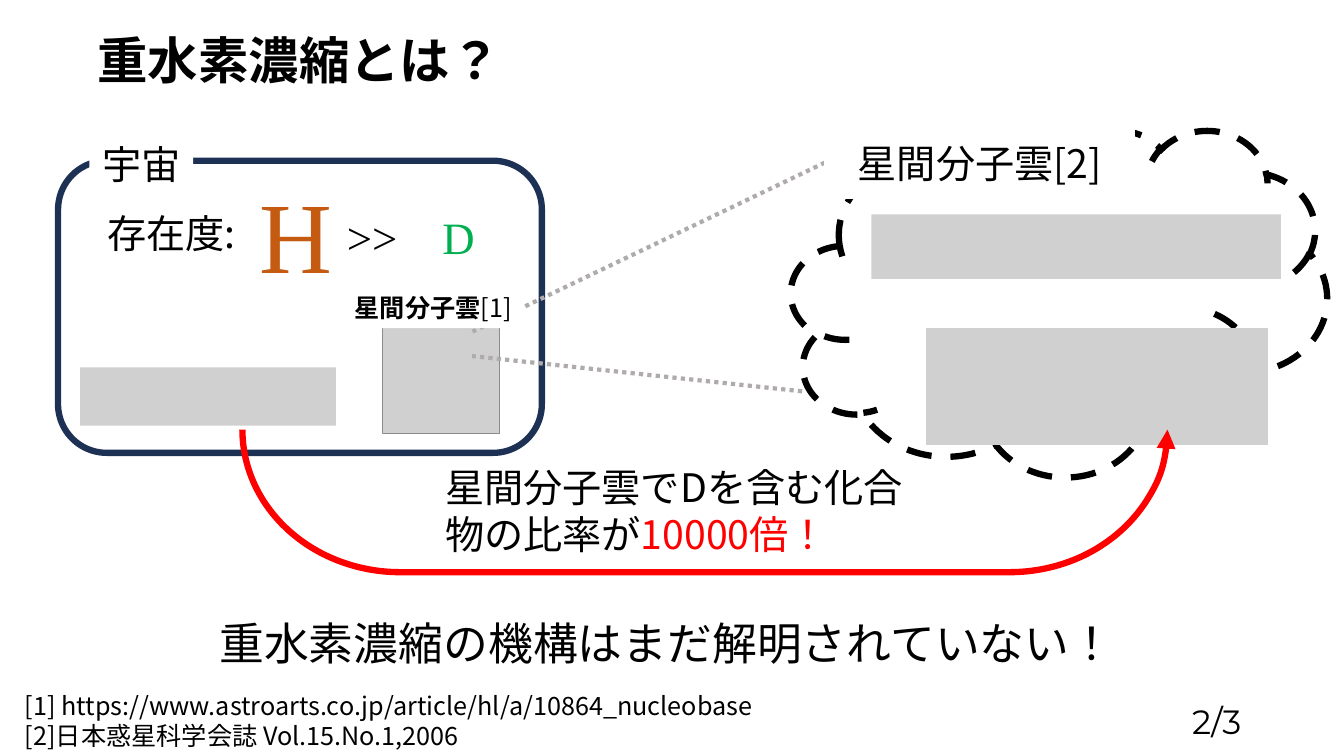
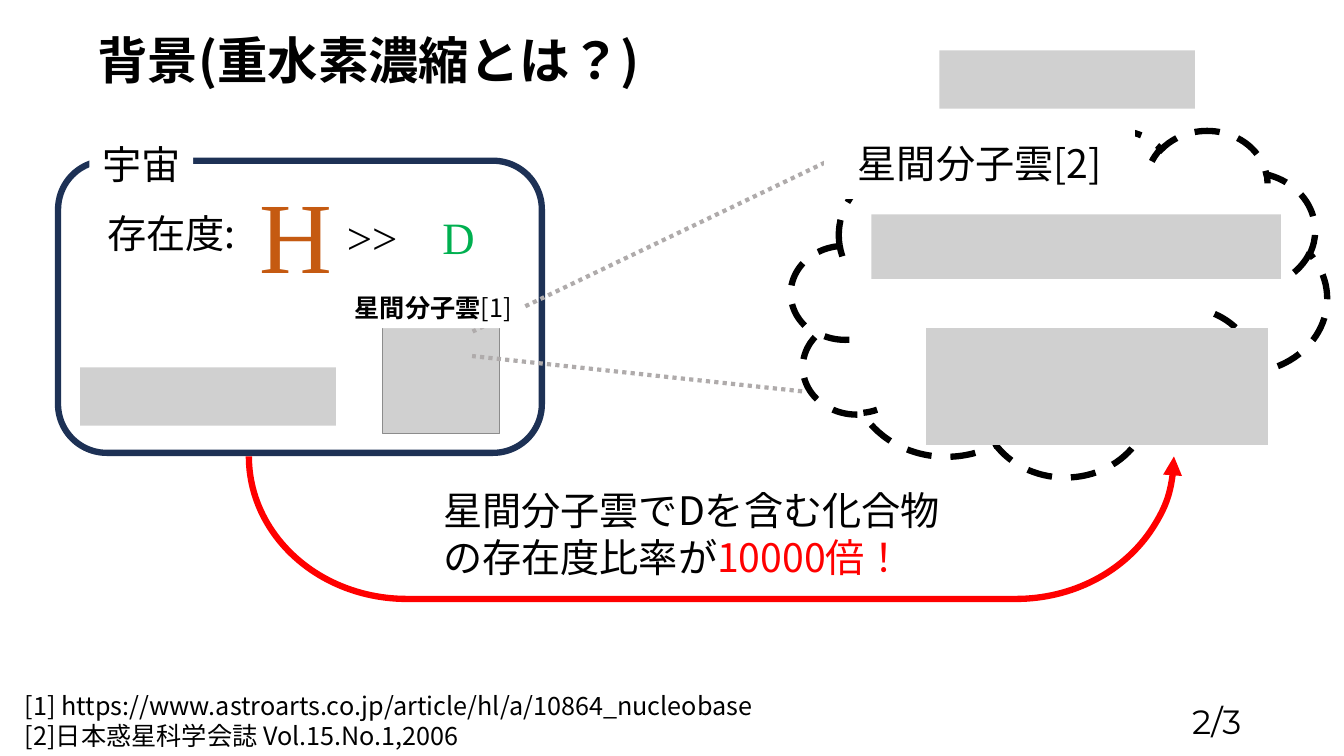
Before and after one commit to tabiseal/Qpcdata, a slide deck: slide 2 of RUAN MINGYANG1026.pptx. Drawn at 1344x756 pixels with LibreOffice and Linux fonts; fonts in the diff are those of the drawing; grey boxes stand for pictures. Boxes give left, top, right and bottom in pixels: in the first picture for what was removed or moved away, otherwise in the second. Text is boxed around its words. In the diff, an @@ line names an element or a change of style, - is before the commit and + after.

```diff
--- a/RUAN MINGYANG1026.pptx
+++ b/RUAN MINGYANG1026.pptx
@@ text at <box>97,36,639,89</box>: text changed @@
-重水素濃縮とは？
+背景(重水素濃縮とは？)
@@ picture added at <box>940,50,1196,109</box> @@
@@ right bracket: place and size @@
-right bracket at <box>242,430,1168,572</box>
+right bracket at <box>249,457,1174,599</box>
@@ text at <box>443,492,940,529</box>: text changed @@
-星間分子雲でDを含む化合物の比率が10000倍！
+星間分子雲でDを含む化合物の存在度比率が10000倍！
@@ text removed at <box>219,622,1114,664</box> @@
-重水素濃縮の機構はまだ解明されていない！
```
Also in this commit, not shown: 1 other slide changed.
